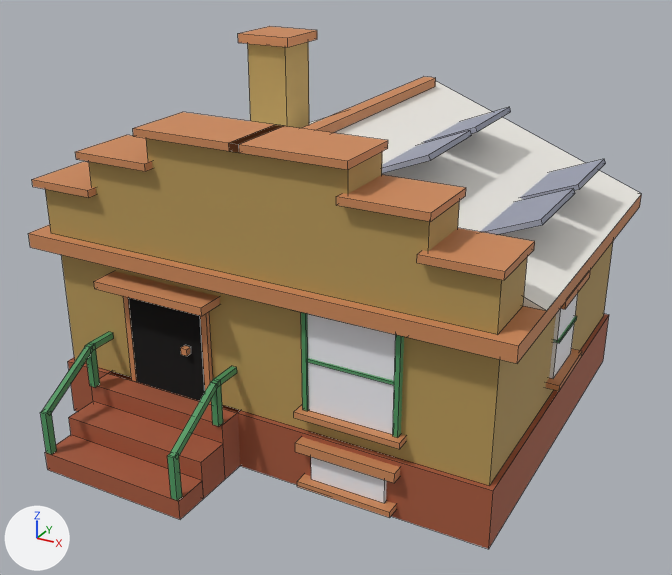
One commit to the Blender file assets/managed-models/buildings/house-1x1-1f-dutch-a-solar/house-1x1-1f-dutch-a-solar.blend: the scene before it, then after it.
Rendered twice from a 50 mm camera at (0.859, -1.557, 1.048) aimed at (0.02, -0.032, 0.285). Every picture has the same lights, and +X, +Y and +Z are marked at lower left. The picture after the commit comes second. Mesh edges are drawn as thin lines.

The scene before the commit, as lines of its bpy script (objects in view):
```python
me_house_1x1_1f_dutch_a_solar = bpy.data.meshes.new('house-1x1-1f-dutch-a-solar')
me_house_1x1_1f_dutch_a_solar.from_pydata(...)  # 528 vertices, 392 faces; spans x -0.5..0.5, y -0.5..0.495, z 0.0..0.73
me_house_1x1_1f_dutch_a_solar.materials.append(mat_m_house_1x1_1f_dutch_a_solar)
ob_house_1x1_1f_dutch_a_solar = bpy.data.objects.new('house-1x1-1f-dutch-a-solar', me_house_1x1_1f_dutch_a_solar)
ob_house_1x1_1f_dutch_a_solar.location = (0.0, 0.0, 0.0)
```
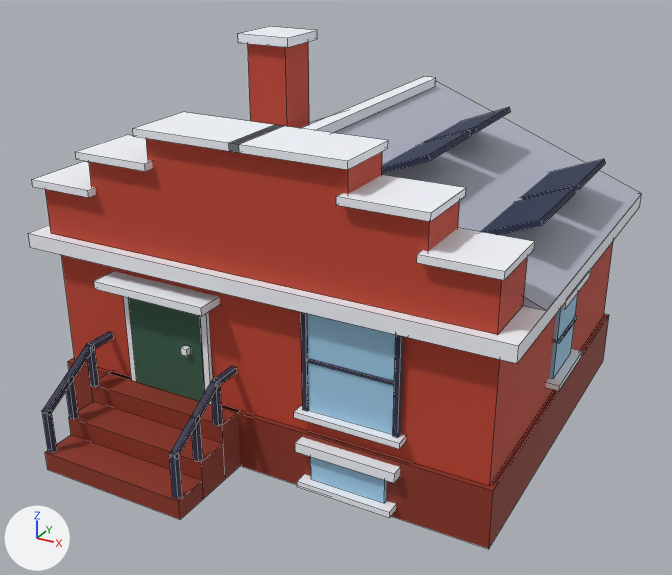
Changed parts and their boxes [x1, y1, x2, y2] in the pictures (672 x 575 px; the box of a moved part takes in the faces that stretch with it):
part 1 of me_house_1x1_1f_dutch_a_solar, moved or reshaped
    before: [85, 344, 100, 387]
    after: [64, 376, 79, 419]
part 2 of me_house_1x1_1f_dutch_a_solar, moved or reshaped
    before: [211, 380, 223, 426]
    after: [86, 342, 99, 387]
part 3 of me_house_1x1_1f_dutch_a_solar, moved or reshaped
    before: [167, 454, 182, 501]
    after: [169, 453, 182, 499]
part 4 of me_house_1x1_1f_dutch_a_solar, added
    after: [190, 416, 203, 462]
part 5 of me_house_1x1_1f_dutch_a_solar, added
    after: [211, 378, 222, 426]
part 6 of me_house_1x1_1f_dutch_a_solar, moved or reshaped
    before: [175, 368, 237, 456]
    after: [175, 368, 237, 459]
part 7 of me_house_1x1_1f_dutch_a_solar, surface changed
    both: [28, 26, 641, 549]

The change in detail:
me_house_1x1_1f_dutch_a_solar is used by ob_house_1x1_1f_dutch_a_solar; location (0.0, 0.0, 0.0).
me_house_1x1_1f_dutch_a_solar had 528 vertices, 392 faces and spanned x -0.5..0.5, y -0.5..0.495, z 0.0..0.73.
me_house_1x1_1f_dutch_a_solar now has 544 vertices, 404 faces and spans x -0.5..0.5, y -0.5..0.495, z 0.0..0.73.
me_house_1x1_1f_dutch_a_solar part 1: the loose piece of 8 vertices spanning x -0.357..-0.343, y -0.367..-0.353, z 0.12..0.21 is moved by (0.0, -0.065, -0.039).
me_house_1x1_1f_dutch_a_solar part 2: the loose piece of 8 vertices spanning x -0.057..-0.043, y -0.367..-0.353, z 0.12..0.21 is moved by (-0.3, 0.0, 0.001).
me_house_1x1_1f_dutch_a_solar part 3: the loose piece of 8 vertices spanning x -0.057..-0.043, y -0.5..-0.486, z 0.04..0.13 is moved by (0.0, 0.003, 0.001).
me_house_1x1_1f_dutch_a_solar part 4: a new loose piece, a box spanning x -0.056..-0.044, y -0.431..-0.419, z 0.08..0.172, in mat_m_house_1x1_1f_dutch_a_solar.
me_house_1x1_1f_dutch_a_solar part 5: a new loose piece, a box spanning x -0.056..-0.044, y -0.366..-0.354, z 0.12..0.212, in mat_m_house_1x1_1f_dutch_a_solar.
Part 6, on me_house_1x1_1f_dutch_a_solar:
8 faces are deleted.
8 new faces join them.
me_house_1x1_1f_dutch_a_solar part 7: 358 kept faces spanning x -0.5..0.5, y -0.5..0.495, z 0.0..0.73 get new texture (UV) coordinates.
Other edits to the shape of me_house_1x1_1f_dutch_a_solar do not show in these pictures.
